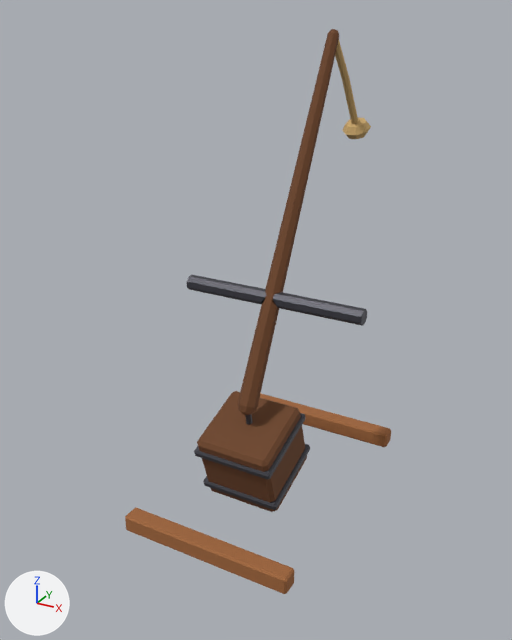
Before and after pictures for a commit that changed the glTF model public/models/low_poly/trebuchet.glb.
The view is the same before and after, from a 50 mm lens placed at (2.26, -4.35, 3.75), pointed at (-0.15, 0.02, 1.57). Every picture has the same lights, and +X, +Y and +Z are marked at lower left. The picture after the commit comes second. Where no turn or scale is listed for an object, it has been applied to the vertices. Vertices at exactly the same position are counted once.

The older version as bpy lines, for what is in view:
```python
me_arm = bpy.data.meshes.new('arm')
me_arm.from_pydata(...)  # 334 vertices, 644 faces; spans x -0.32..0.32, y -0.65..1.66, z -1.54..1.83
# faces by material slot: [246, 250, 148]
me_arm.materials.append(mat_metal_iron_4a4a52)  # dark grey #4a4a52
me_arm.materials.append(mat_wood_wood_dark_6e4426)  # brown #6e4426
me_arm.materials.append(mat_fabric_rope_c9a66b)  # orange #c9a66b
me_root = bpy.data.meshes.new('root')
me_root.from_pydata(...)  # 136 vertices, 236 faces; spans x -0.73..0.73, y -1.07..1.07, z 0.13..1.84
# faces by material slot: [52, 184]
me_root.materials.append(mat_metal_iron_4a4a52)  # dark grey #4a4a52
me_root.materials.append(mat_wood_wood_a0663a)  # brown #a0663a
ob_arm = bpy.data.objects.new('arm', me_arm)
ob_arm.location = (0.0, 0.0, 1.78)
ob_root = bpy.data.objects.new('root', me_root)
ob_root.location = (0.0, 0.0, 0.0)
```
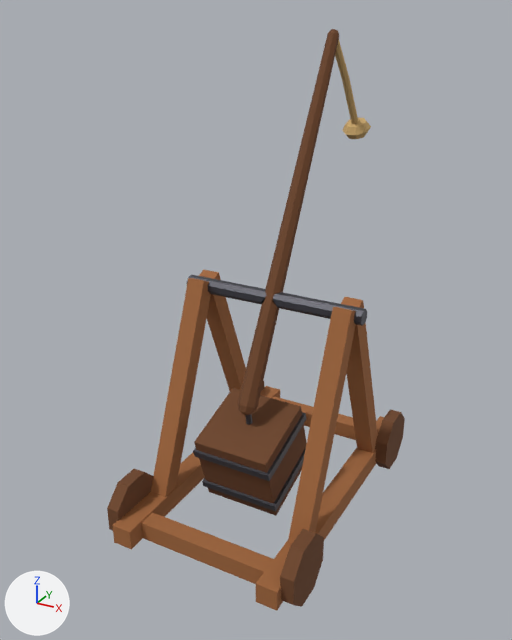
The edits, one by one:
me_root is used by ob_root; location (0.0, 0.0, 0.0).
me_root had 136 vertices, 236 faces and spanned x -0.73..0.73, y -1.07..1.07, z 0.13..1.84.
me_root now has 236 vertices, 460 faces and spans x -0.77..0.77, y -1.2..1.2, z 0.02..1.86.
me_root part 1: the loose piece of 48 vertices spanning x -0.68..0.68, y -1.07..-0.93, z 0.13..0.27 is deleted.
me_root part 2: the loose piece of 48 vertices spanning x -0.68..0.68, y 0.93..1.07, z 0.13..0.27 is deleted.
me_root part 3: 196 vertices added at x -0.77..0.77, y -1.2..1.2, z 0.02..1.86.
me_root gains material mat_wood_wood_dark_6e4426 (brown #6e4426).
me_arm is used by ob_arm; location (0.0, 0.0, 1.78).
me_arm had 334 vertices, 644 faces and spanned x -0.32..0.32, y -0.65..1.66, z -1.54..1.83.
me_arm now has 198 vertices, 372 faces and spans x -0.32..0.32, y -0.66..1.66, z -1.55..1.83.
Part 4, on me_arm:
176 vertices are removed from x -0.32..0.32, y -0.65..0.09, z -1.54..-0.8.
358 faces are deleted.
28 vertices are added at x -0.32..0.32, y -0.66..0.09, z -1.55..-0.79.
12 new vertices lie (0.6, 0.0, 0.0) away from vertices in x -0.3, y -0.66..0.09, z -1.55..-0.79.
48 new faces join them, mat_metal_iron_4a4a52 (dark grey #4a4a52).
38 new faces join them, mat_wood_wood_dark_6e4426 (brown #6e4426).

Changed parts and their boxes (x1, y1, x2, y2) in the pictures (512 x 640 px):
'root', reshaped (12% wider, 7% taller): before (125, 275, 391, 594); after (107, 270, 405, 611)
'arm', reshaped: before (194, 29, 371, 512); after (193, 29, 371, 516)
part 1 of me_root, deleted (brown): before (125, 507, 294, 594)
part 2 of me_root, deleted (brown): before (260, 393, 391, 447)
part 3 of me_root, added: after (107, 270, 405, 611)
part 4 of me_arm, built on: before (194, 391, 310, 512); after (193, 388, 307, 516)
